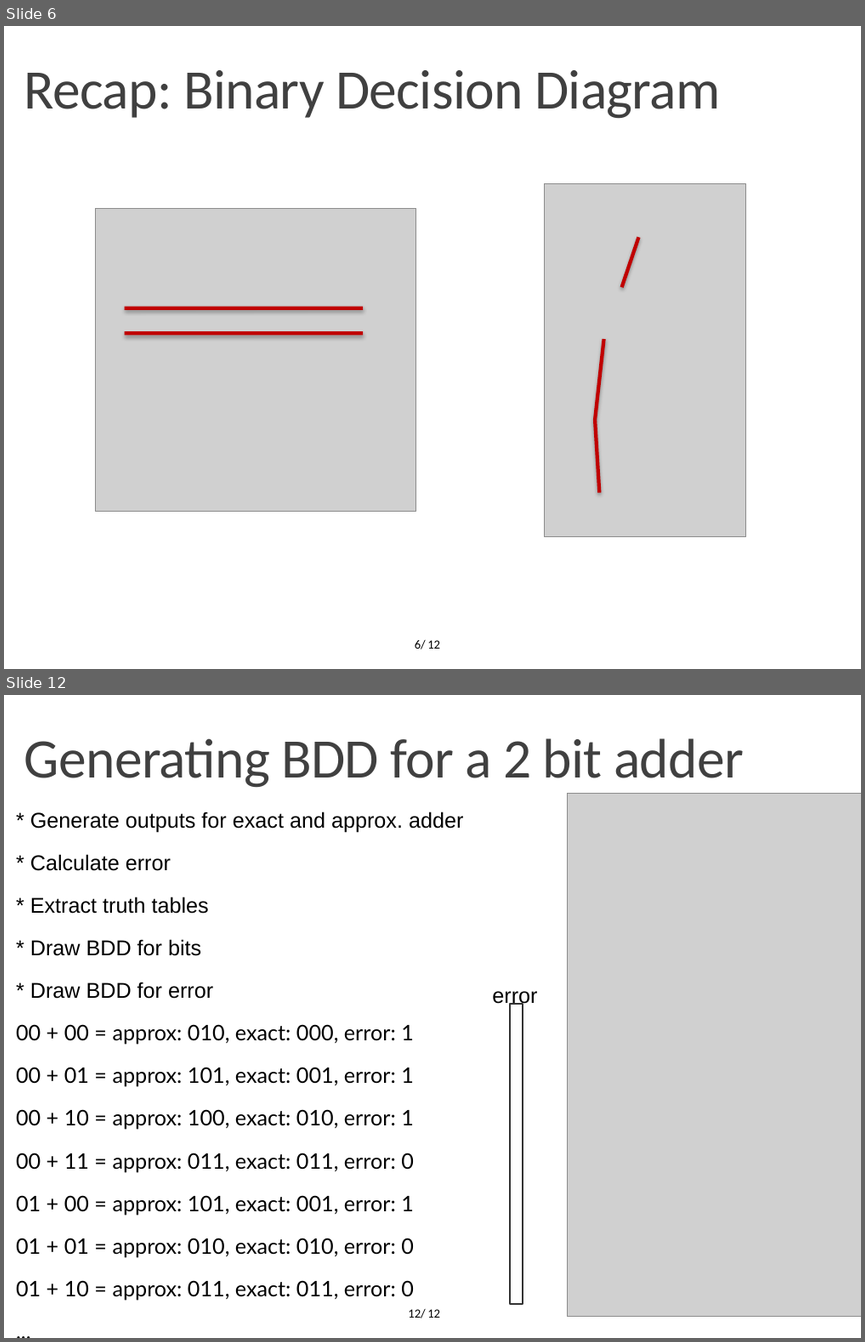
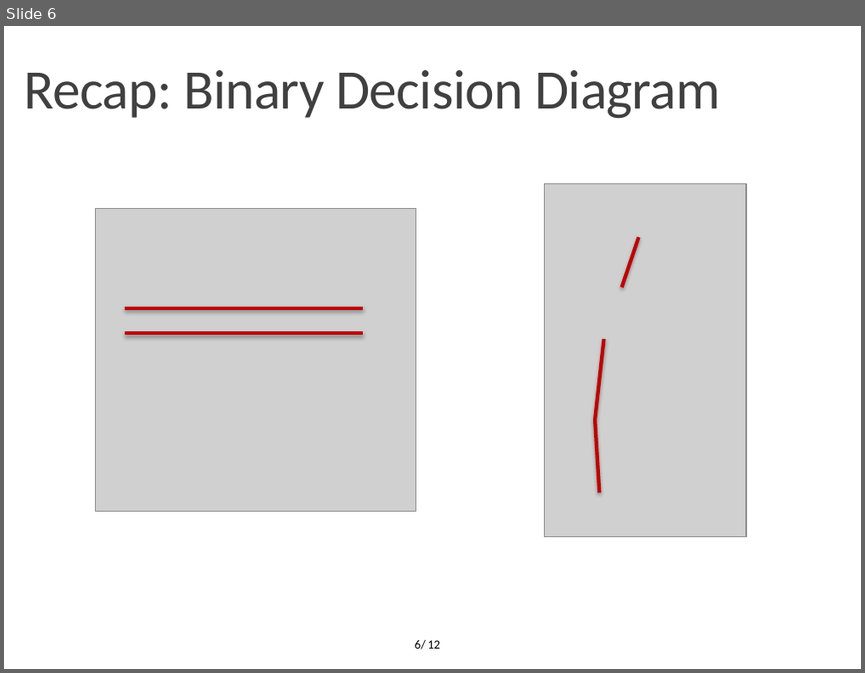
Before and after one commit to OrionLightning/Approximate-Circuit, a slide deck: Presentation Slides/Second Midterm (11-01-2022)/Midterm 11-01-2022.pptx. Shown one above the other, each under a label of ours: slides 6 and 12 before the commit, slide 6 after it; the slides between them are not shown. The pictures are 865x1342 and 865x673 pixels, drawn with LibreOffice and Linux fonts; fonts in the diff are those of the drawing; grey boxes stand for pictures; background and template pictures are left out. Boxes give left, top, right and bottom in pixels: in the first picture for what was removed or moved away, otherwise in the second. Text is boxed around its words. In the diff, an @@ line names an element or a change of style, - is before the commit and + after.

```diff
--- a/Presentation Slides/Second Midterm (11-01-2022)/Midterm 11-01-2022.pptx
+++ b/Presentation Slides/Second Midterm (11-01-2022)/Midterm 11-01-2022.pptx
@@ slide 12 removed at [4, 695, 861, 1338], background #FFFFFF; not listed: 1 template element that a slide beside it also shows @@
@@ text removed at [24, 738, 744, 788] @@
-Generating BDD for a 2 bit adder
@@ picture removed at [567, 794, 861, 1316] @@
@@ text removed at [16, 811, 463, 1299] @@
-* Generate outputs for exact and approx. adder
-* Calculate error
-* Extract truth tables
-* Draw BDD for bits
-* Draw BDD for error
-00 + 00 = approx: 010, exact: 000, error: 1
-00 + 01 = approx: 101, exact: 001, error: 1
-00 + 10 = approx: 100, exact: 010, error: 1
-00 + 11 = approx: 011, exact: 011, error: 0
-01 + 00 = approx: 101, exact: 001, error: 1
-01 + 01 = approx: 010, exact: 010, error: 0
-01 + 10 = approx: 011, exact: 011, error: 0
-...
@@ text removed at [492, 991, 537, 1008] @@
-error
@@ rectangle removed at [510, 1004, 522, 1304] @@
@@ page number removed at [427, 1309, 440, 1317] @@
-12/
```
Also in this commit, not shown: 11 slides changed, 1 slide added, 11 other slides removed, 1 other file.
